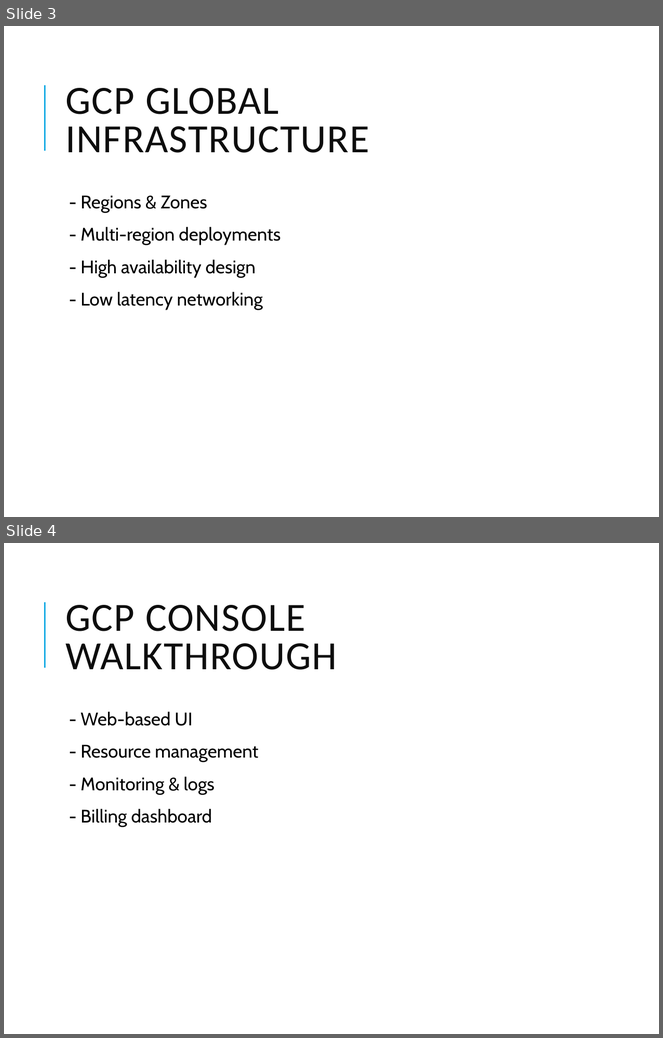
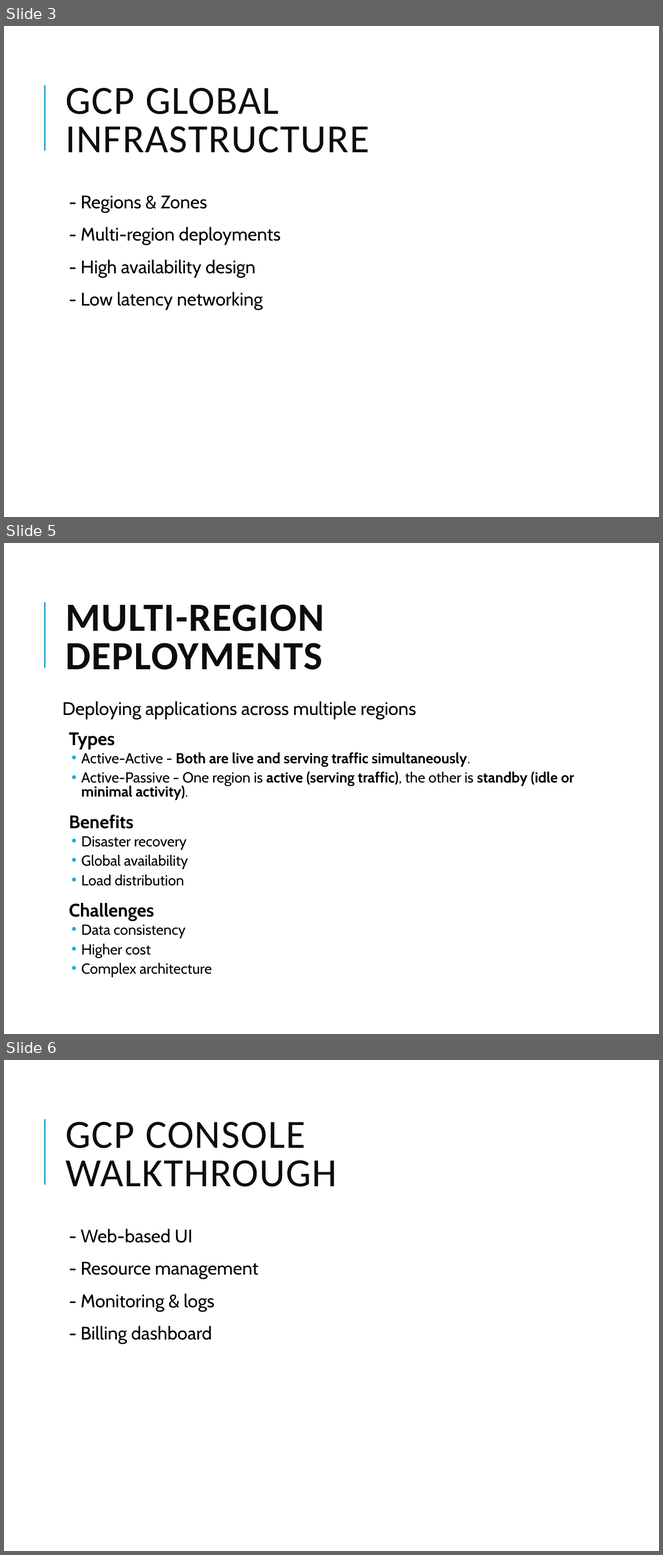
Before and after one commit to vikash-verma-profile/DE-Sig-March-2026, a slide deck: Week-2/Day-2/GCP_Modules_1_2_Foundations_Storage.pptx. Shown one above the other, each under a label of ours: slides 3 and 4 before the commit, slides 3, 5 and 6 after it; the slides between them are not shown. The pictures are 663x1038 and 663x1555 pixels, drawn with LibreOffice and Linux fonts; fonts in the diff are those of the drawing. Boxes give left, top, right and bottom in pixels: in the first picture for what was removed or moved away, otherwise in the second. Text is boxed around its words. In the diff, an @@ line names an element or a change of style, - is before the commit and + after.

```diff
--- a/Week-2/Day-2/GCP_Modules_1_2_Foundations_Storage.pptx
+++ b/Week-2/Day-2/GCP_Modules_1_2_Foundations_Storage.pptx
@@ slide 5 added at (x1=4, y1=543, x2=659, y2=1034), background #FFFFFF; not listed: 1 template element that a slide beside it also shows @@
@@ title added at (x1=65, y1=604, x2=324, y2=670), 44 pt, text #0D0D0D, bold @@
+MULTI-REGION DEPLOYMENTS
@@ text added at (x1=62, y1=701, x2=574, y2=978), 16 pt, text #000000 @@
+Deploying applications across multiple regions
+  Types
+  • Active-Active - Both are live and serving traffic simultaneously.
+  • Active-Passive - One region is active (serving traffic), the other is standby (idle or minimal activity).
+  Benefits
+  • Disaster recovery
+  • Global availability
+  • Load distribution
+  Challenges
+  • Data consistency
+  • Higher cost
+  • Complex architecture
@@ what was slide 4 is now slide 6 @@
```
Also in this commit, not shown: 2 other slides added, 20 other files.
